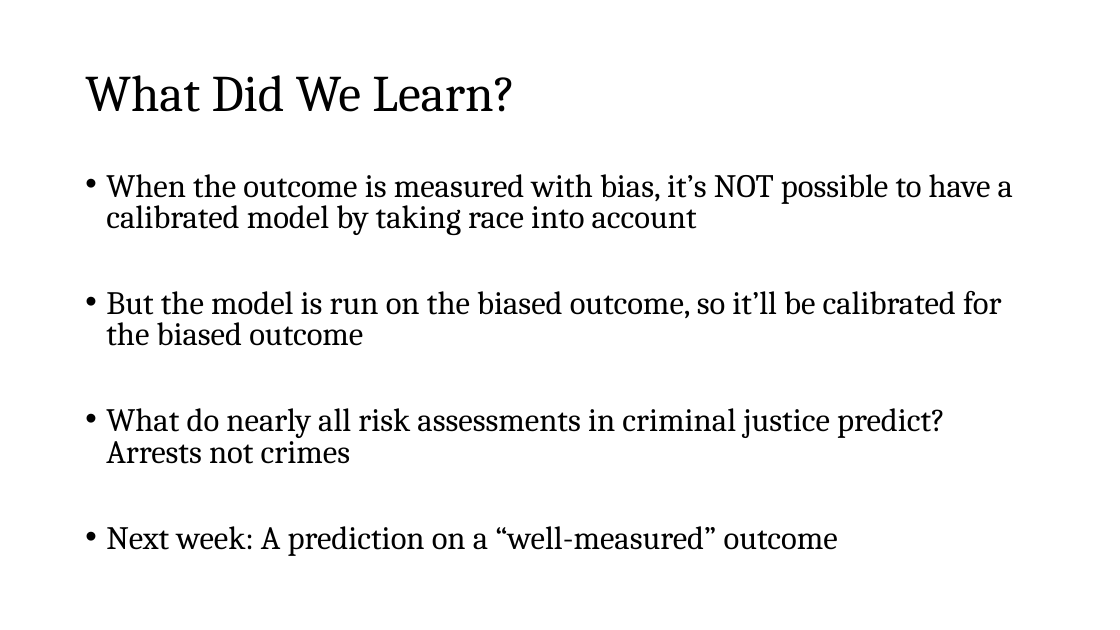
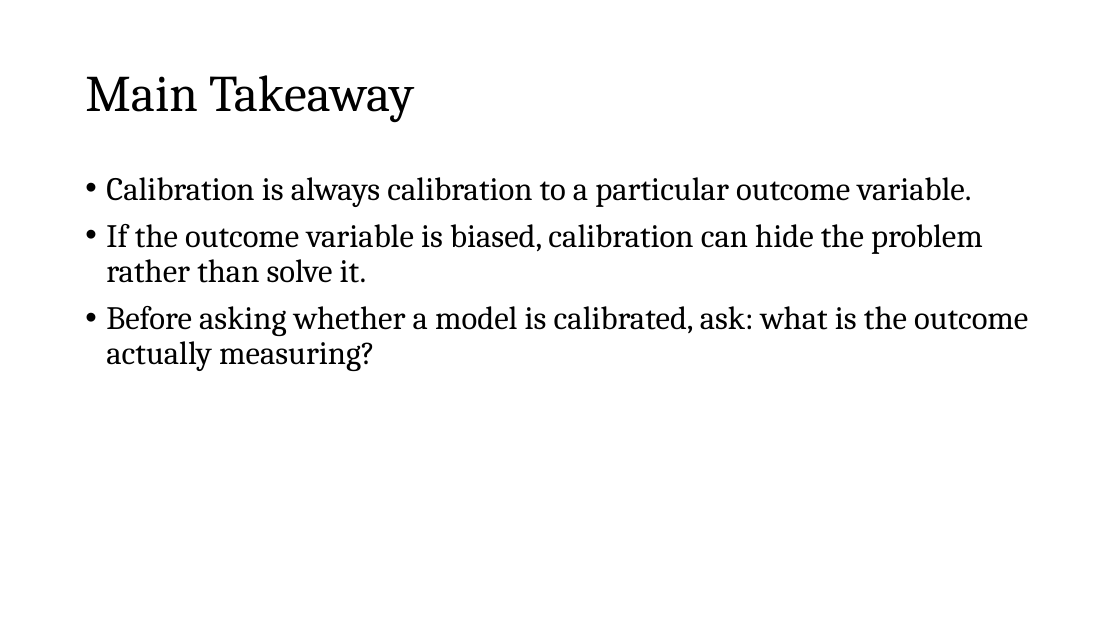
Before and after one commit to zjelveh/zjelveh.github.io, a slide deck: slide 18 of files/inst414_spring2026/lectures/lecture_12.pptx (slide 26 before the commit). Drawn at 1120x630 pixels with LibreOffice and Linux fonts; fonts in the diff are those of the drawing. Boxes give left, top, right and bottom in pixels: in the first picture for what was removed or moved away, otherwise in the second. Text is boxed around its words. In the diff, an @@ line names an element or a change of style, - is before the commit and + after.

Commit message:
Post Sources of Bias II lecture

```diff
--- a/files/inst414_spring2026/lectures/lecture_12.pptx
+++ b/files/inst414_spring2026/lectures/lecture_12.pptx
@@ title at bbox=[85, 75, 414, 122]: text changed @@
-What Did We Learn?
+Main Takeaway
@@ text at bbox=[106, 177, 1028, 371]: text changed @@
-• When the outcome is measured with bias, it’s NOT possible to have a calibrated model by taking race into account
-• But the model is run on the biased outcome, so it’ll be calibrated for the biased outcome
-• What do nearly all risk assessments in criminal justice predict? Arrests not crimes
-• Next week: A prediction on a “well-measured” outcome
+• Calibration is always calibration to a particular outcome variable.
+• If the outcome variable is biased, calibration can hide the problem rather than solve it.
+• Before asking whether a model is calibrated, ask: what is the outcome actually measuring?
```
Also in this commit, not shown: 9 other slides changed, 6 slides added, 14 slides removed, 1 other file.
